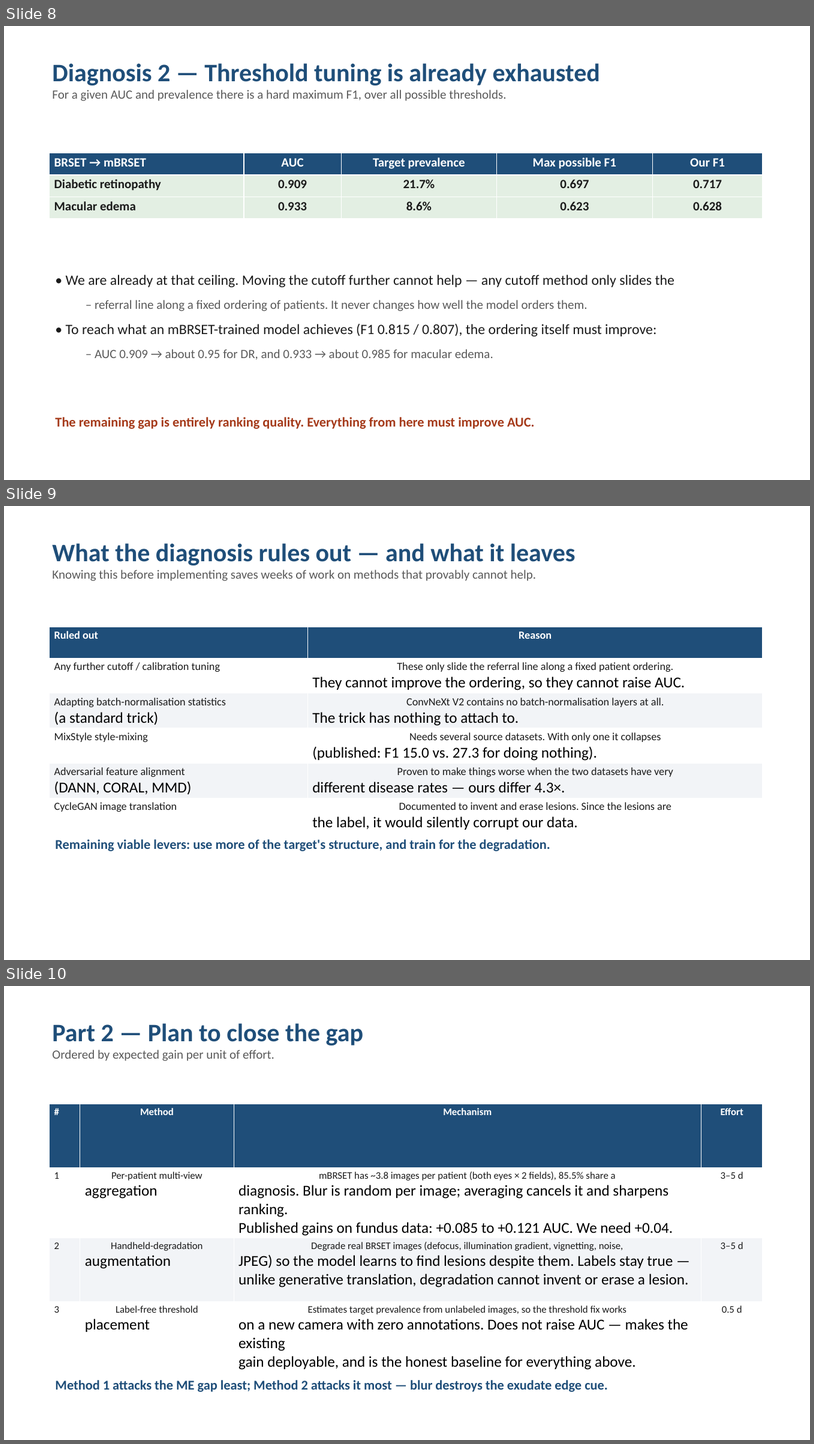
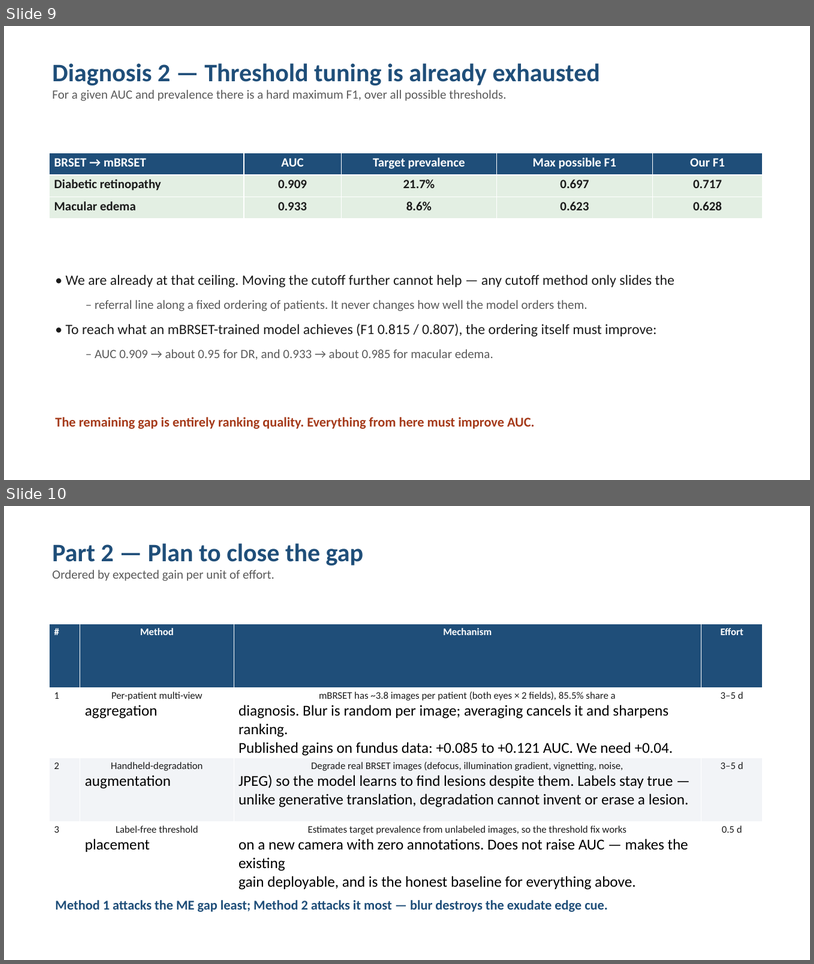
Before and after one commit to Sahith59/brset-convnextv2, a slide deck: presentation/BRSET_ConvNeXtV2_Progress.pptx. Shown one above the other, each under a label of ours: slides 8, 9 and 10 before the commit, slides 9 and 10 after it. The pictures are 814x1444 and 814x964 pixels, drawn with LibreOffice and Linux fonts; fonts in the diff are those of the drawing. Boxes give left, top, right and bottom in pixels: in the first picture for what was removed or moved away, otherwise in the second. Text is boxed around its words. In the diff, an @@ line names an element or a change of style, - is before the commit and + after.

```diff
--- a/presentation/BRSET_ConvNeXtV2_Progress.pptx
+++ b/presentation/BRSET_ConvNeXtV2_Progress.pptx
@@ slide 9 removed at [4, 506, 810, 960], background #FFFFFF @@
@@ text removed at [52, 543, 576, 581] @@
-What the diagnosis rules out — and what it leaves
-Knowing this before implementing saves weeks of work on methods that provably cannot help.
@@ table removed at [50, 627, 763, 832], 6 rows, 2 columns @@
-Ruled out | Reason
-Any further cutoff / calibration tuning | These only slide the referral line along a fixed patient ordering. / They cannot improve the ordering, so they cannot raise AUC.
-Adapting batch-normalisation statistics / (a standard trick) | ConvNeXt V2 contains no batch-normalisation layers at all. / The trick has nothing to attach to.
-MixStyle style-mixing | Needs several source datasets. With only one it collapses / (published: F1 15.0 vs. 27.3 for doing nothing).
-Adversarial feature alignment / (DANN, CORAL, MMD) | Proven to make things worse when the two datasets have very / different disease rates — ours differ 4.3×.
-CycleGAN image translation | Documented to invent and erase lesions. Since the lesions are / the label, it would silently corrupt our data.
@@ text removed at [55, 839, 551, 851] @@
-Remaining viable levers: use more of the target's structure, and train for the degradation.
@@ what was slide 8 is now slide 9 @@
```
Also in this commit, not shown: 1 slide added, 1 other file.
